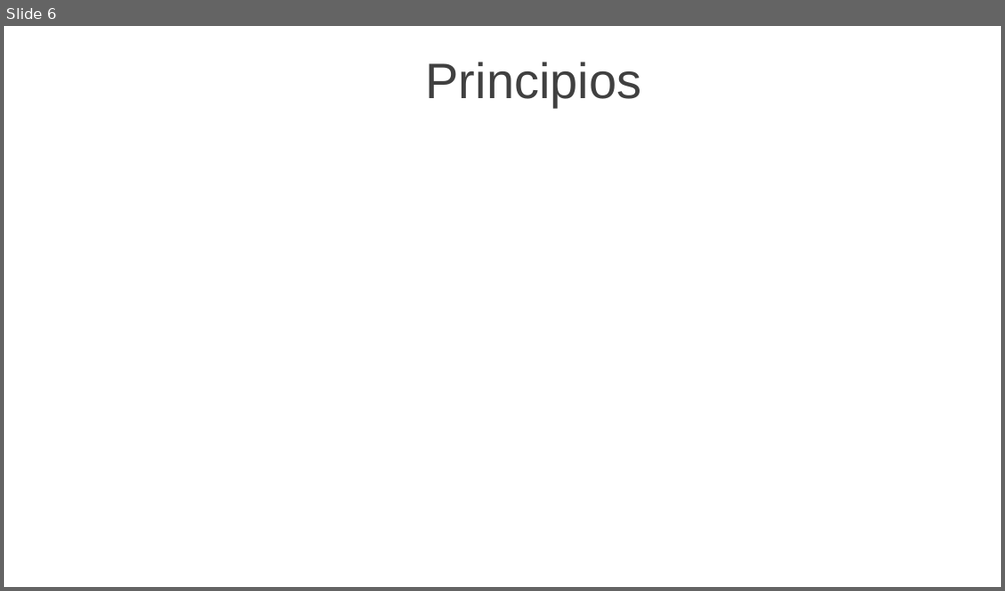
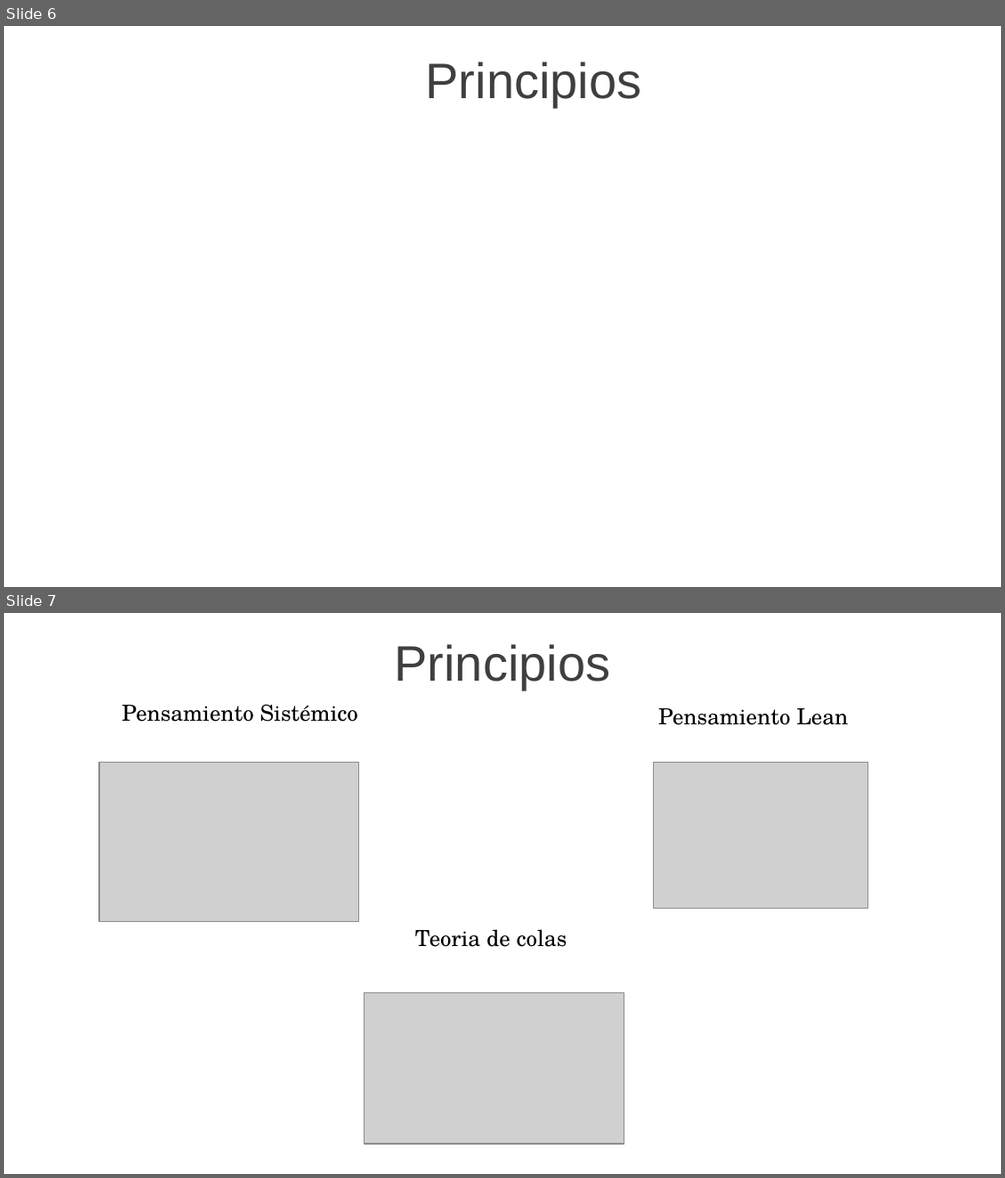
Before and after one commit to JavierMartinez127/Repositorio_Grupo2_ISW, a slide deck: Trabajos Conceptuales/TC_01/GRUPO2_TC_01_PECHA_CUCHA_FRAMEWORK_ESCALAR_SCRUM.pptx. Shown one above the other, each under a label of ours: slide 6 before the commit, slides 6 and 7 after it. The pictures are 1005x591 and 1005x1178 pixels, drawn with LibreOffice and Linux fonts; fonts in the diff are those of the drawing; grey boxes stand for pictures; background and template pictures are left out. Boxes give left, top, right and bottom in pixels: in the first picture for what was removed or moved away, otherwise in the second. Text is boxed around its words. In the diff, an @@ line names an element or a change of style, - is before the commit and + after.

```diff
--- a/Trabajos Conceptuales/TC_01/GRUPO2_TC_01_PECHA_CUCHA_FRAMEWORK_ESCALAR_SCRUM.pptx
+++ b/Trabajos Conceptuales/TC_01/GRUPO2_TC_01_PECHA_CUCHA_FRAMEWORK_ESCALAR_SCRUM.pptx
@@ slide 7 added at (4,613,1001,1174), background picture (left out) @@
@@ text added at (395,644,611,690), 36 pt, text #3F3F3F @@
+Principios
@@ text added at (121,704,358,722), 16 pt, text #000000 @@
+Pensamiento Sistémico
@@ text added at (658,708,848,725), 16 pt, text #000000 @@
+Pensamiento Lean
@@ picture added at (98,762,359,921) @@
@@ picture added at (653,762,867,908) @@
@@ text added at (415,929,567,947), 16 pt, text #000000 @@
+Teoria de colas
@@ picture added at (364,993,624,1143) @@
```
Also in this commit, not shown: 10 other slides changed, 7 other slides added, 8 slides removed.
